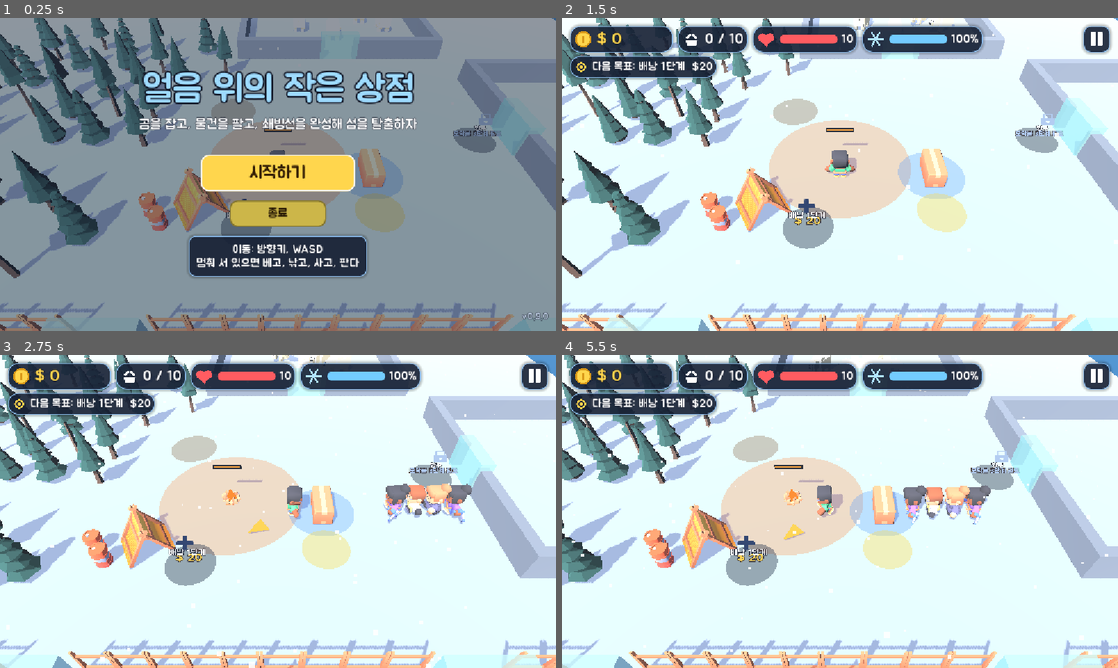
Above: before the commit, frames 1-4 (two rows, left to right).
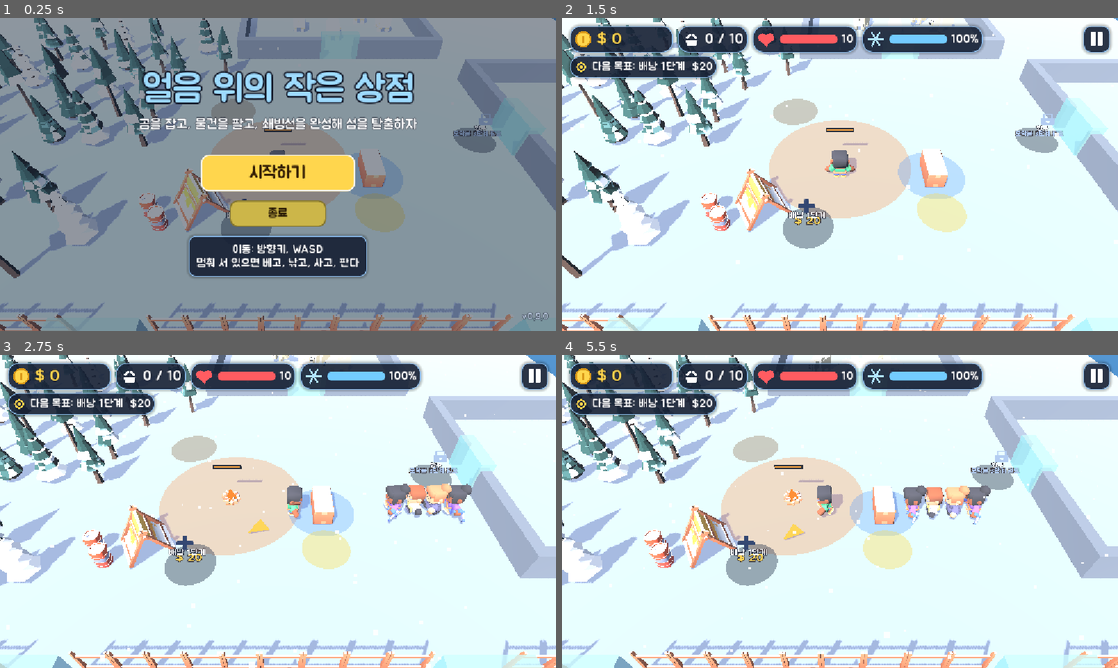
Above: after the commit, the same moments.

Repository: kimpro4214/FrostCamp
Game: Godot game, scene res://frost_camp/scenes/main.tscn
The game is run twice, just before and just after one commit, with the same random seed, the same clock (stepped at 60 frames per second) and the same inputs.
Inputs (mouse positions are in pixels of both pictures, inside the frame that each line leads up to):
- Up to frame 1 (0.25 s): no input
- Up to frame 2 (1.5 s): click "시작하기" at 0.5 s; click "건너뛰기" at 1.25 s
- Up to frame 3 (2.75 s): tap Enter (ui_accept) at 2, 2.27 s; move the mouse to (400, 495) at 2.02 s; hold D from 2.03 s (still down); tap 1 at 2.1 s; click (400, 495) at 2.17 s
- Up to frame 4 (5.5 s): release D at 2.75 s; drag from (728, 527) to (812, 574) at 2.77 s; move the mouse to (895, 442) at 3.52 s; hold D 3.53-4.25 s; tap 3 at 3.6 s; drag from (812, 574) to (673, 464) at 4.27 s; move the mouse to (1006, 558) at 5.02 s; hold A from 5.03 s (still down); tap 2 at 5.1 s; tap Enter (ui_accept) at 5.27 s

The runs differ from the first frame. In frame 1, 4.9% of the frame differs, in the area x 0-93%, y 0-100%; in frame 2, 4.4%; in frame 3, 3.7%; in frame 4, 3.7%.

Commit message:
feat: 프로스트 캠프 모델 위쪽 면에 눈 덮개 셰이더 적용

Diff:
--- a/frost_camp/scenes/main.gd
+++ b/frost_camp/scenes/main.gd
@@ -17,6 +17,7 @@
 const GunView := preload("res://frost_camp/scenes/gun_view.gd")
 const Title := preload("res://frost_camp/ui/title.gd")
 const Graphics := preload("res://frost_camp/scenes/graphics.gd")
+const SnowCap := preload("res://frost_camp/scenes/snow_cap.gd")
 const Tutorial := preload("res://frost_camp/ui/tutorial.gd")
 const PauseMenu := preload("res://frost_camp/ui/pause_menu.gd")
 const Music := preload("res://frost_camp/scenes/music.gd")
@@ -44,6 +45,8 @@
 const DECOR_DIR := "res://frost_camp/assets/models/"
 ## 걸을 때 발소리 간격(초)
 const STEP_INTERVAL := 0.3
+## 나무에 눈이 쌓이는 면의 기울기 기준(세계 법선 y)
+const TREE_SNOW_FROM := 0.38
 
 var sim: FrostSim
 var _hit_stop_id := 0
@@ -167,6 +170,10 @@
 	add_child(walls)
 	walls.setup(sim, GameData.load_json(GameData.LAYOUT_PATH).base.walls)
 	_place_structures(zone_names.get("repair", "repair"))
+	# 소나무 가지는 비탈이 가팔라서 더 기울어진 면에도 눈을 얹는다.
+	SnowCap.apply($Trees, TREE_SNOW_FROM)
+	for root: Node in [$Stalls, $Regions, $Decor, $Heat, walls]:
+		SnowCap.apply(root)
 	$Ship.setup(sim)
 	for i in sim.workers.size():
 		_add_worker_view(i)
--- /dev/null
+++ b/frost_camp/scenes/snow_cap.gd
@@ -0,0 +1,51 @@
+extends RefCounted
+## 모델 위쪽 면에 눈을 덮는다. 가져온 .glb 모델의 재질만 눈 셰이더 재질로 바꾼다.
+## 코드로 만든 단색 재질(결정, 체력바 등)은 건드리지 않는다.
+## 같은 원래 재질은 같은 눈 재질로 바꿔, 여러 그루가 재질을 함께 쓰게 둔다.
+
+const SnowShader := preload("res://frost_camp/scenes/snow_cap.gdshader")
+
+static var _cache := {}
+
+
+## root 아래 모든 모델에 눈을 덮는다. snow_from: 세계 법선 y가 이 값을 넘는 면에 눈이 쌓인다(작을수록 비탈에도 쌓인다).
+static func apply(root: Node, snow_from := 0.55) -> void:
+	for node in root.find_children("*", "GeometryInstance3D", true, false):
+		if node is MeshInstance3D:
+			_apply_mesh(node, snow_from)
+		elif node is MultiMeshInstance3D:
+			_apply_multi(node, snow_from)
+
+
+static func _apply_mesh(instance: MeshInstance3D, snow_from: float) -> void:
+	if instance.mesh == null or instance.material_override != null:
+		return
+	for i in instance.mesh.get_surface_count():
+		var snowy := _convert(instance.get_active_material(i), snow_from)
+		if snowy:
+			instance.set_surface_override_material(i, snowy)
+
+
+## MultiMesh는 면마다 재질을 따로 줄 수 없어, 면이 하나일 때만 바꾼다.
+static func _apply_multi(instance: MultiMeshInstance3D, snow_from: float) -> void:
+	var mesh := instance.multimesh.mesh if instance.multimesh else null
+	if mesh == null or mesh.get_surface_count() != 1 or instance.material_override != null:
+		return
+	var snowy := _convert(mesh.surface_get_material(0), snow_from)
+	if snowy:
+		instance.material_override = snowy
+
+
+static func _convert(source: Material, snow_from: float) -> ShaderMaterial:
+	if not source is StandardMaterial3D or not source.resource_path.contains(".glb"):
+		return null
+	var key := [source, snow_from]
+	if not _cache.has(key):
+		var snowy := ShaderMaterial.new()
+		snowy.shader = SnowShader
+		snowy.set_shader_parameter("albedo_texture", source.albedo_texture)
+		snowy.set_shader_parameter("albedo_color", source.albedo_color)
+		snowy.set_shader_parameter("metallic", source.metallic)
+		snowy.set_shader_parameter("snow_from", snow_from)
+		_cache[key] = snowy
+	return _cache[key]
--- /dev/null
+++ b/frost_camp/scenes/snow_cap.gdshader
@@ -0,0 +1,29 @@
+shader_type spatial;
+// 모델 원래 색(텍스처 × 색) 위에, 위를 향한 면만 눈으로 덮는다.
+// 면이 하늘을 볼수록(세계 법선 y가 클수록) 눈이 된다. 경계는 세계 위치로 조금씩 흔들어 자연스럽게 한다.
+
+// 텍스처가 없는 모델(단색 재질)은 흰색으로 두어 색만 쓴다.
+uniform sampler2D albedo_texture : source_color, hint_default_white, filter_linear_mipmap, repeat_enable;
+uniform vec4 albedo_color : source_color = vec4(1.0);
+// 원래 재질의 금속성(Kenney 모델은 1이라 색이 짙게 보인다). 눈은 금속성 0이다.
+uniform float metallic = 0.0;
+uniform vec4 snow_color : source_color = vec4(0.95, 0.97, 1.0, 1.0);
+// 세계 법선 y가 이 값을 넘으면 눈이 쌓인다
+uniform float snow_from = 0.55;
+// 경계를 흔드는 정도
+uniform float edge_jitter = 0.12;
+
+float hash(vec3 p) {
+	return fract(sin(dot(floor(p), vec3(12.9898, 78.233, 37.719))) * 43758.5453);
+}
+
+void fragment() {
+	vec4 base = texture(albedo_texture, UV) * albedo_color;
+	vec3 world_normal = normalize((INV_VIEW_MATRIX * vec4(NORMAL, 0.0)).xyz);
+	vec3 world_pos = (INV_VIEW_MATRIX * vec4(VERTEX, 1.0)).xyz;
+	float from = snow_from + (hash(world_pos * 2.5) - 0.5) * edge_jitter;
+	float snow = smoothstep(from, from + 0.05, world_normal.y);
+	ALBEDO = mix(base.rgb, snow_color.rgb, snow);
+	METALLIC = mix(metallic, 0.0, snow);
+	ROUGHNESS = 1.0;
+}
Not shown, added: frost_camp/scenes/snow_cap.gd.uid
Not shown, added: frost_camp/scenes/snow_cap.gdshader.uid
